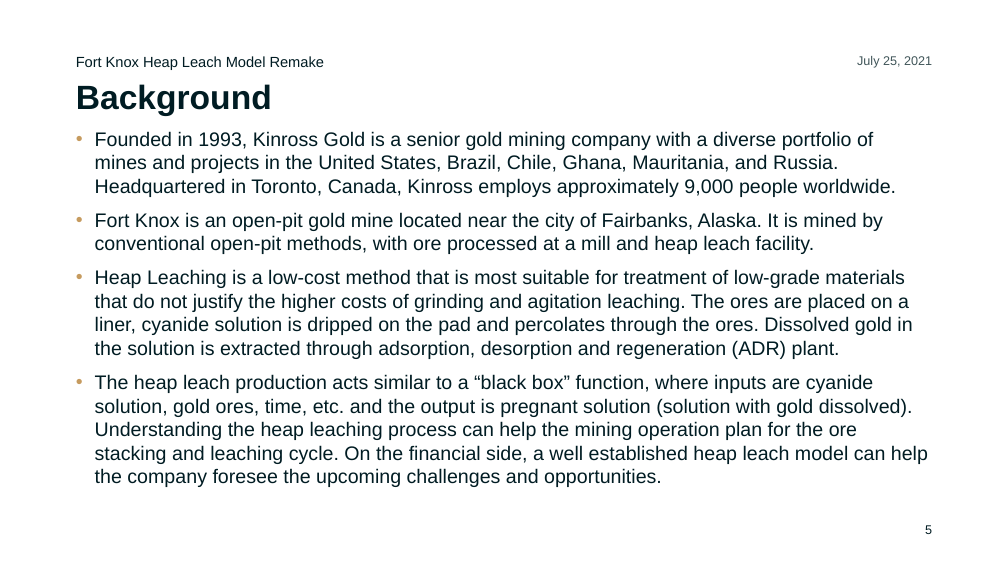
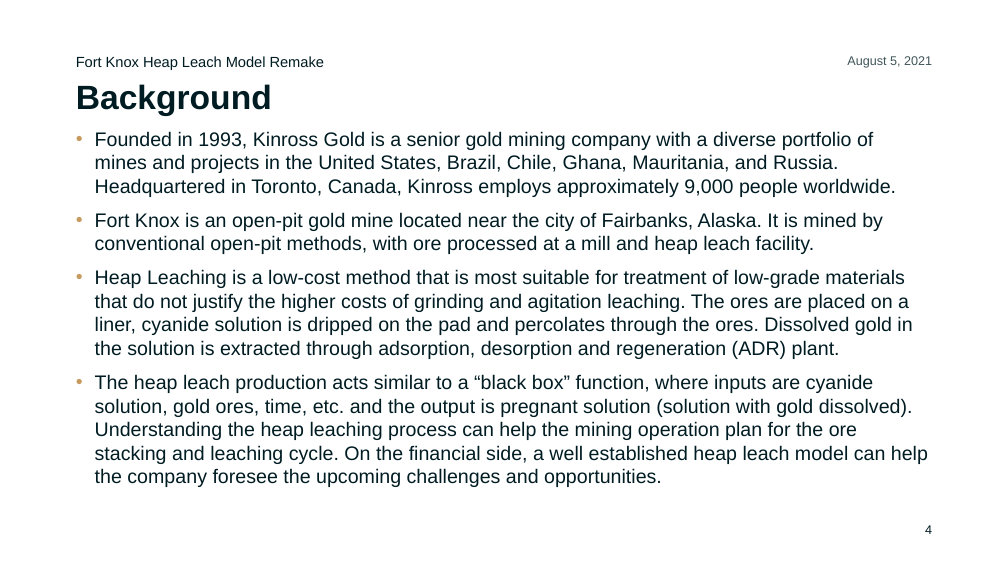
Before and after one commit to ChiefMetDing/FK_HL_Model_Remake, a slide deck: slide 4 of FK_HL_Model_Remake.pptx (slide 5 before the commit). Drawn at 1008x567 pixels with LibreOffice and Linux fonts; fonts in the diff are those of the drawing; background and template pictures are left out. Boxes give left, top, right and bottom in pixels: in the first picture for what was removed or moved away, otherwise in the second. Text is boxed around its words. In the diff, an @@ line names an element or a change of style, - is before the commit and + after.

```diff
--- a/FK_HL_Model_Remake.pptx
+++ b/FK_HL_Model_Remake.pptx
@@ text at (847,56,932,68): text changed @@
-July 25, 2021
+August 5, 2021
@@ page number at (925,525,932,534): text changed @@
-5
+4
```
Also in this commit, not shown: 6 other slides changed, 2 other files.
